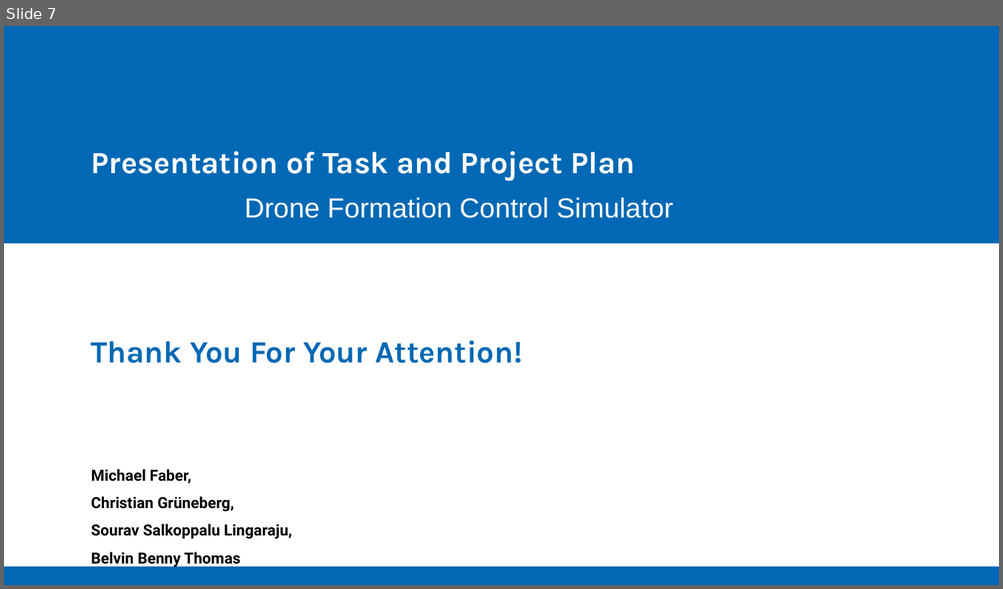
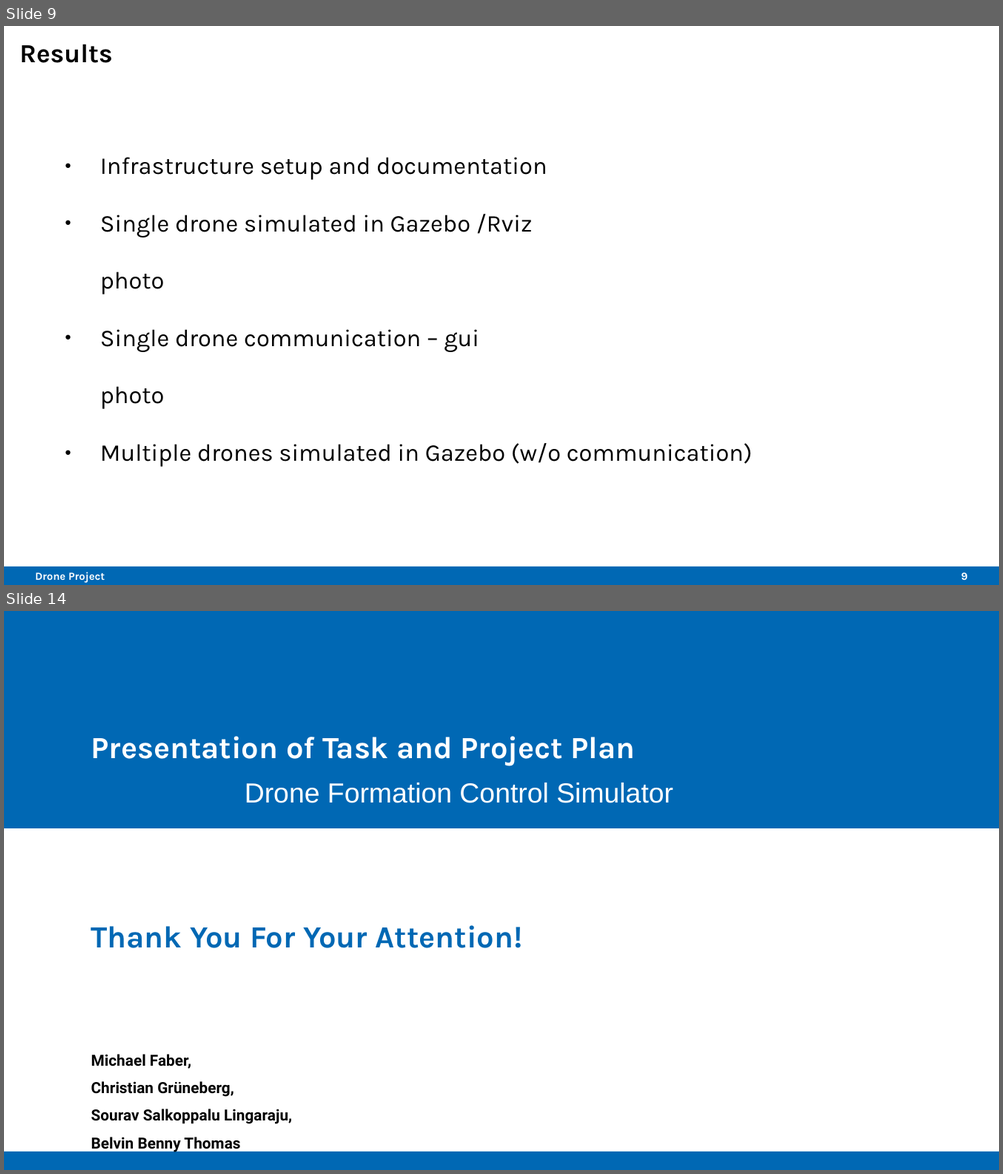
Before and after one commit to Belvin7/Drone_Project_personal-, a slide deck: AMS_Intermediate_Presentation.odp. Shown one above the other, each under a label of ours: slide 7 before the commit, slides 9 and 14 after it; the slides between them are not shown. The pictures are 1003x589 and 1003x1174 pixels, drawn with LibreOffice and Linux fonts; fonts in the diff are those of the drawing; background and template pictures are left out. Boxes give left, top, right and bottom in pixels: in the first picture for what was removed or moved away, otherwise in the second. Text is boxed around its words. In the diff, an @@ line names an element or a change of style, - is before the commit and + after.

```diff
--- a/AMS_Intermediate_Presentation.odp
+++ b/AMS_Intermediate_Presentation.odp
@@ slide 9 added at bbox=[4, 26, 999, 585], background #FFFFFF; not listed: 1 template element that a slide beside it also shows @@
@@ title added at bbox=[20, 44, 113, 63], 18.9 pt, text #000000, bold @@
+Results
@@ text added at bbox=[100, 157, 752, 467], 17.5 pt, text #000000 @@
+● Infrastructure setup and documentation
+● Single drone simulated in Gazebo /Rviz
+photo
+● Single drone communication – gui
+photo
+● Multiple drones simulated in Gazebo (w/o communication)
@@ text added at bbox=[35, 572, 105, 583], 7.9 pt, text #FFFFFF, bold @@
+Drone Project
@@ page number added at bbox=[961, 573, 967, 580], 7.9 pt, text #FFFFFF, bold @@
+9
@@ what was slide 7 is now slide 14 @@
```
Also in this commit, not shown: 4 slides changed, 8 other slides added, 2 slides removed, 1 other file.
